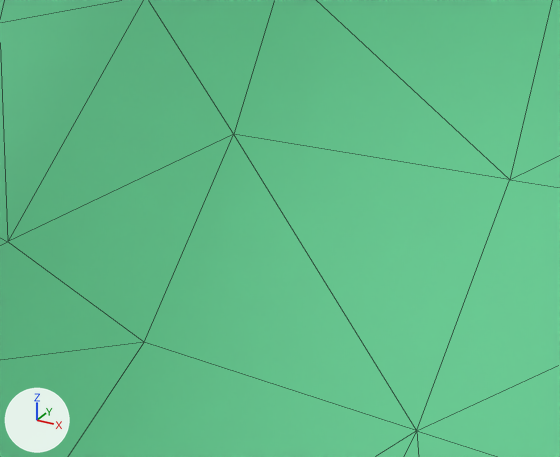
One commit to the Blender file test/demo_mesh_scene.blend: the scene before it, then after it.
The view is the same before and after, from a 50 mm camera at (0.2, -0.32, 0.157) aimed at (0.02, 0.007, -0.007). Every picture has the same lights, and +X, +Y and +Z are marked at lower left. Mesh edges are drawn as thin lines.

Objects in the first picture: 'Monkey'.
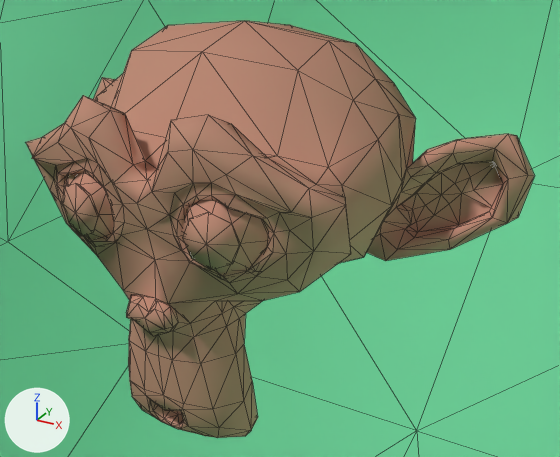
Where the change shows, as pixel boxes [x1, y1, x2, y2] in the pictures (560 x 457 px):
'Monkey.001', added
    after: [26, 21, 535, 438]

Edits to the bpy script that builds the scene:
```text
Add mat_monkeymat_001:
    mat_monkeymat_001 = diffuse_material('MonkeyMat.001')
    mat_monkeymat_001.base_color = (0.8, 0.39, 0.287)  # beige #e7a892
Add me_monkey_001:
    me_monkey_001.from_pydata(...)  # 507 vertices, 968 faces; spans x -1.37..1.37, y -0.85..0.85, z -0.98..0.98
    me_monkey_001.polygons.foreach_set('use_smooth', [True] * 968)
    me_monkey_001.materials.append(mat_monkeymat_001)  # beige #e7a892
Add ob_monkey_001:
    ob_monkey_001 = bpy.data.objects.new('Monkey.001', me_monkey_001)
    ob_monkey_001.location = (0.0, 0.0, 0.0)
    ob_monkey_001.scale = (0.1, 0.1, 0.1)
```
